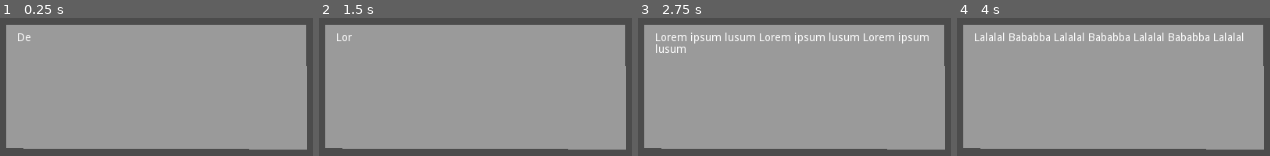
Above: before the commit, frames 1-4 (left to right).
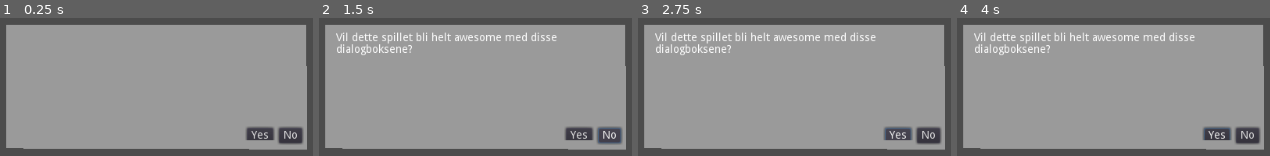
Above: after the commit, the same moments.

Repository: hakon0809/Prosjektarbeid-2
Game: Godot game, scene res://DialogBox.tscn
Same seed, same stepped clock (60 frames per second), same inputs: the game is played once before the commit and once after it.
Inputs (mouse positions are in pixels of both pictures, inside the frame that each line leads up to):
- Up to frame 1 (0.25 s): no input
- Up to frame 2 (1.5 s): click (578, 135) at 0.5 s, where only the run after the commit has a clickable "Yes"; click (610, 135) at 1.25 s, where only the run after the commit has a clickable "No"
- Up to frame 3 (2.75 s): click (897, 135) at 2 s, where only the run after the commit has a clickable "Yes"
- Up to frame 4 (4 s): click (1216, 135) at 2.75 s, where only the run after the commit has a clickable "Yes"; tap Enter at 3.5 s; drag from (1116, 87) to (outside the picture) at 3.52 s

The runs differ from the first frame. In frame 1, 1.8% of the frame differs, in the area x 5-97%, y 10-92%; in frame 2, 3.9%; in frame 3, 4.5%; in frame 4, 4.6%.
Error in both runs: Invalid get index 'button_index' (on base: 'InputEventKey'). (res://RichTextLabel.gd:18)

Commit message:
buttons added and future functionality in code commented

Diff:
--- a/Prosjektarbeid-2/DialogBox.tscn
+++ b/Prosjektarbeid-2/DialogBox.tscn
@@ -2,7 +2,7 @@
 
 [ext_resource path="res://RichTextLabel.gd" type="Script" id=1]
 
-[node name="Polygon2D" type="Polygon2D"]
+[node name="Polygon2D" type="Polygon2D" index="0"]
 
 polygon = PoolVector2Array( 63.1613, 209.869, 63.1613, 368.427, 447.945, 369.753, 447.282, 209.869 )
 uv = PoolVector2Array(  )
@@ -47,6 +47,31 @@
 script = ExtResource( 1 )
 _sections_unfolded = [ "BBCode" ]
 
+[node name="Button" type="Button" parent="RichTextLabel" index="1"]
+
+anchor_left = 0.0
+anchor_top = 0.0
+anchor_right = 0.0
+anchor_bottom = 0.0
+margin_left = 294.0
+margin_top = 122.0
+margin_right = 328.0
+margin_bottom = 142.0
+rect_pivot_offset = Vector2( 0, 0 )
+rect_clip_content = false
+focus_mode = 2
+mouse_filter = 0
+mouse_default_cursor_shape = 0
+size_flags_horizontal = 1
+size_flags_vertical = 1
+toggle_mode = false
+enabled_focus_mode = 2
+shortcut = null
+group = null
+text = "Yes"
+flat = false
+align = 1
+
 [node name="Timer" type="Timer" parent="." index="1"]
 
 process_mode = 1
@@ -54,4 +79,35 @@
 one_shot = false
 autostart = true
 
+[node name="Button2" type="Button" parent="." index="2"]
+
+anchor_left = 0.0
+anchor_top = 0.0
+anchor_right = 0.0
+anchor_bottom = 0.0
+margin_left = 412.0
+margin_top = 342.0
+margin_right = 442.0
+margin_bottom = 362.0
+rect_pivot_offset = Vector2( 0, 0 )
+rect_clip_content = false
+focus_mode = 2
+mouse_filter = 0
+mouse_default_cursor_shape = 0
+size_flags_horizontal = 1
+size_flags_vertical = 1
+toggle_mode = false
+enabled_focus_mode = 2
+shortcut = null
+group = null
+text = "No"
+flat = false
+align = 1
+
+[connection signal="pressed" from="RichTextLabel/Button" to="RichTextLabel" method="_on_Button_pressed"]
+
 [connection signal="timeout" from="Timer" to="RichTextLabel" method="_on_Timer_timeout"]
+
+[connection signal="button_down" from="Button2" to="RichTextLabel" method="_on_Button2_button_down"]
+
+[connection signal="pressed" from="Button2" to="RichTextLabel" method="_on_Button2_pressed"]
--- a/Prosjektarbeid-2/RichTextLabel.gd
+++ b/Prosjektarbeid-2/RichTextLabel.gd
@@ -4,9 +4,9 @@
 # var a = 2
 # var b = "textvar"
 
-var dialog = ["Dette spillet blir awesome med disse dialogboksene",
-"Lorem ipsum lusum Lorem ipsum lusum Lorem ipsum lusum",
-"Lalalal Bababba Lalalal Bababba Lalalal Bababba Lalalal"]
+var dialog = ["Vil dette spillet bli helt awesome med disse dialogboksene?",
+"Lorem ipsum lusum Lorem ipsum lusum Lorem ipsum lusum?",
+"Lalalal Bababba Lalalal Bababba Lalalal Bababba Lalalal?"]
 var page = 0
 
 func _ready():
@@ -28,6 +28,13 @@
 #	# Update game logic here.
 #	pass
 
+func _on_Button_pressed():
+	#her kommer funksjonalitetet knyttet til brukervalg og dialogene
+	#registeres i f.eks et array de ulike valgene som er indeksert
+	pass # replace with function body
 
-func _on_Timer_timeout():
-	set_visible_characters(get_visible_characters()+1)
+
+func _on_Button2_pressed():
+	#her kommer funksjonalitetet knyttet til brukervalg og dialogene
+	#registeres i f.eks et array de ulike valgene som er indeksert
+	pass # replace with function body
--- a/Prosjektarbeid-2/test/tests.tscn
+++ b/Prosjektarbeid-2/test/tests.tscn
@@ -3,7 +3,7 @@
 [ext_resource path="res://addons/gut/gut.gd" type="Script" id=1]
 [ext_resource path="res://addons/gut/icon.png" type="Texture" id=2]
 
-[node name="Node" type="Node" index="0"]
+[node name="Gut" type="WindowDialog" index="0"]
 
 [node name="Gut" type="WindowDialog" parent="." index="0"]
 
